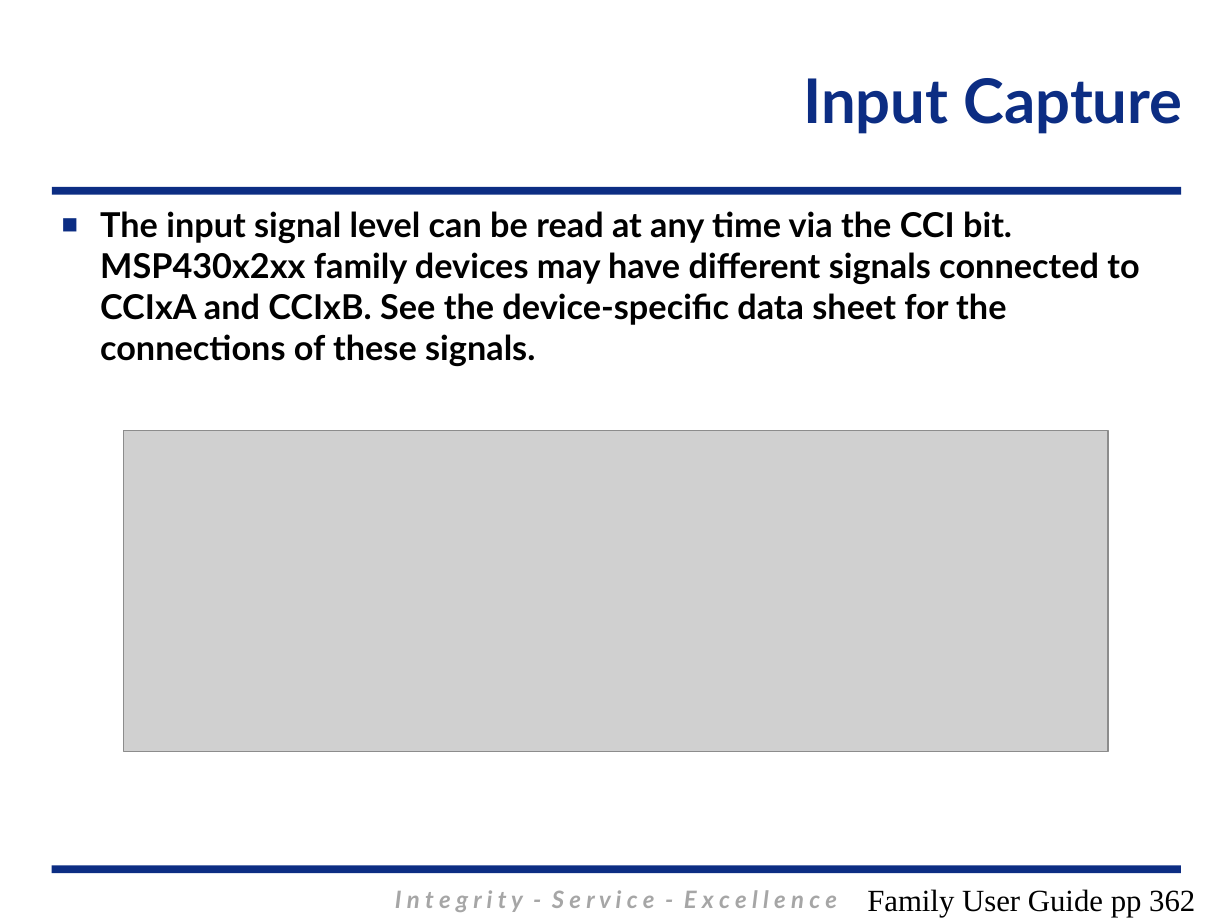
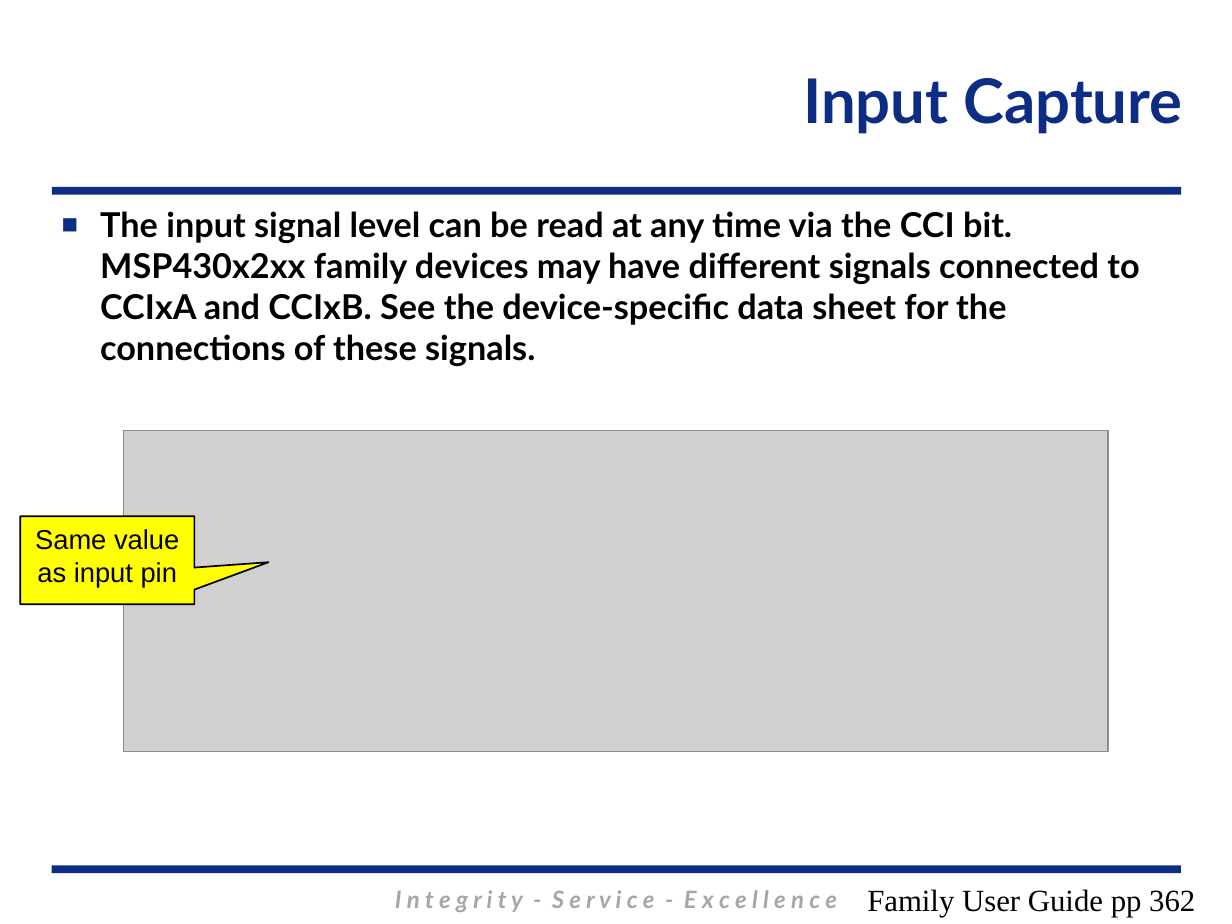
Before and after one commit to MarsUniversity/ECE382, a slide deck: slide 13 of source/lessons/lsn28/Lsn28.pptx (slide 10 before the commit). Drawn at 1232x924 pixels with LibreOffice and Linux fonts; fonts in the diff are those of the drawing; grey boxes stand for pictures; background and template pictures are left out. Boxes give left, top, right and bottom in pixels: in the first picture for what was removed or moved away, otherwise in the second. Text is boxed around its words. In the diff, an @@ line names an element or a change of style, - is before the commit and + after.

```diff
--- a/source/lessons/lsn28/Lsn28.pptx
+++ b/source/lessons/lsn28/Lsn28.pptx
@@ speech box added at <box>20,516,193,605</box>, fill #FFFF00, outline #000000 1 pt, 16 pt, text #000000 @@
+Same value as input pin
```
Also in this commit, not shown: 9 other slides changed, 2 slides added, 8 other files.
